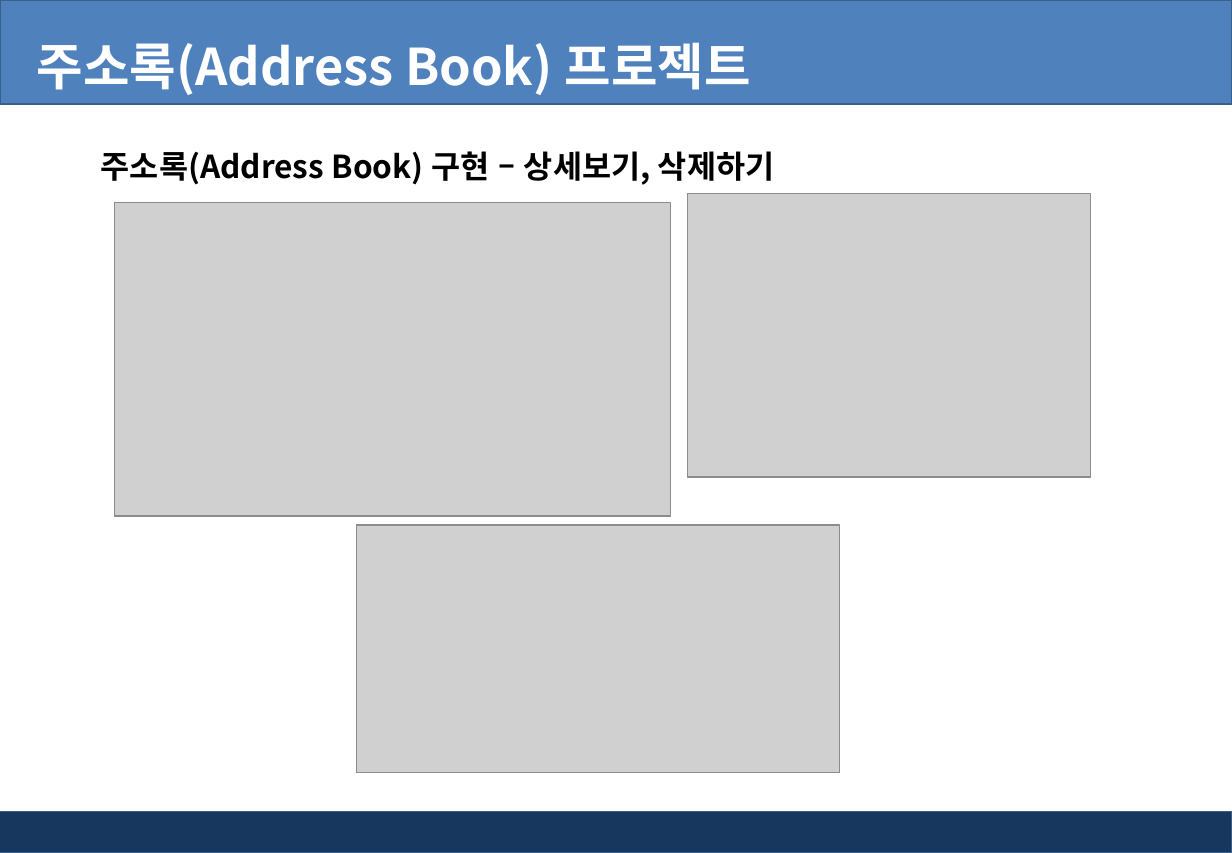
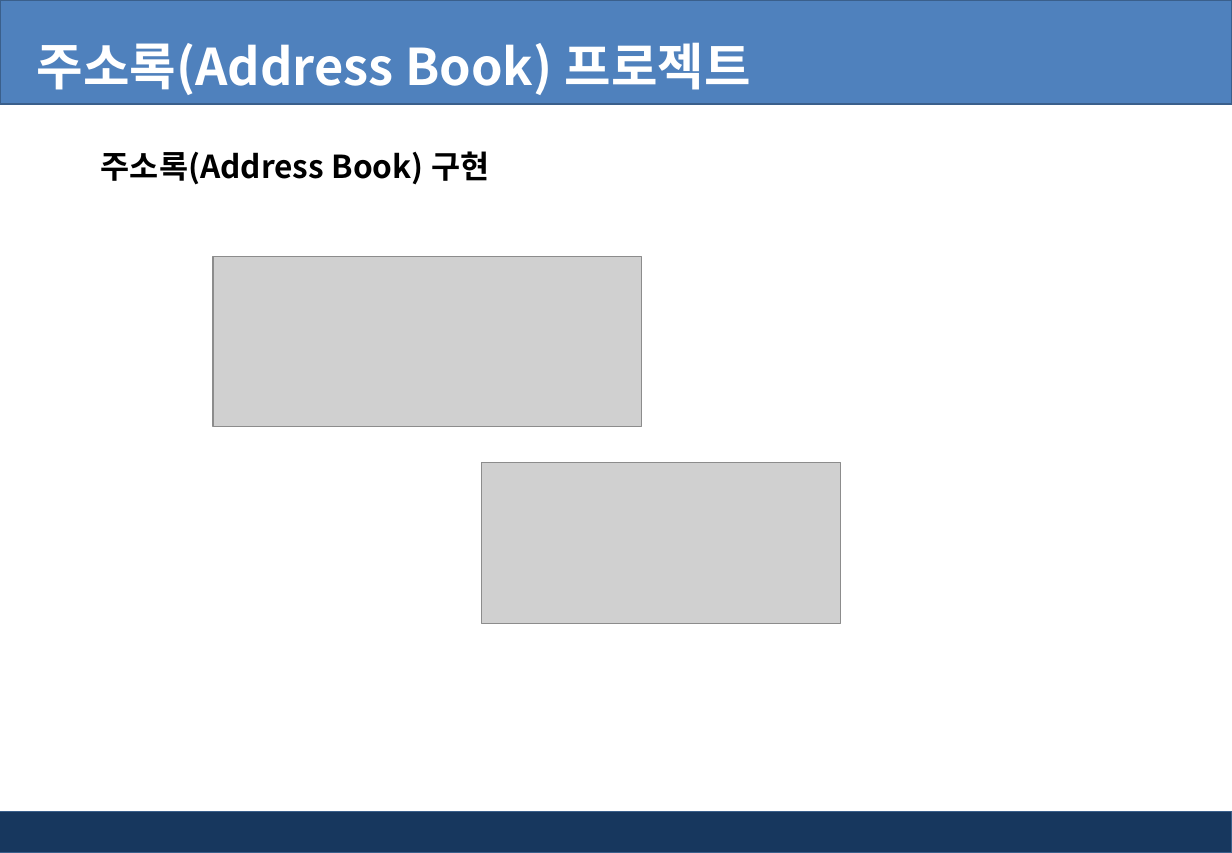
Before and after one commit to pshho/ngreen_project, a slide deck: slide 4 of jspWorks/자료/jsp_ppt/주소록 프로젝트(DB 연결 않음).pptx (slide 13 before the commit). Drawn at 1232x853 pixels with LibreOffice and Linux fonts; fonts in the diff are those of the drawing; grey boxes stand for pictures; background and template pictures are left out. Boxes give left, top, right and bottom in pixels: in the first picture for what was removed or moved away, otherwise in the second. Text is boxed around its words. In the diff, an @@ line names an element or a change of style, - is before the commit and + after.

```diff
--- a/jspWorks/자료/jsp_ppt/주소록 프로젝트(DB 연결 않음).pptx
+++ b/jspWorks/자료/jsp_ppt/주소록 프로젝트(DB 연결 않음).pptx
@@ text at <box>101,151,489,185</box>: text changed @@
-주소록(Address Book) 구현 – 상세보기, 삭제하기
+주소록(Address Book) 구현
@@ picture removed at <box>115,202,671,516</box> @@
@@ picture removed at <box>688,193,1091,477</box> @@
@@ picture added at <box>213,256,642,427</box> @@
@@ picture: place and size @@
-picture at <box>356,526,840,774</box>
+picture at <box>482,462,842,623</box>
```
Also in this commit, not shown: 9 other slides changed, 6 slides removed, 46 other files.
